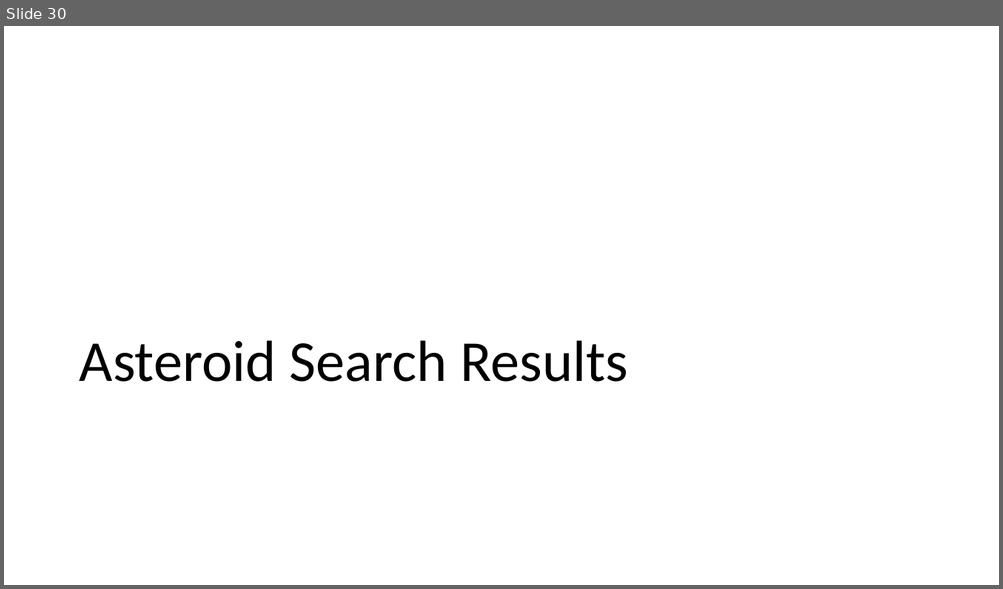
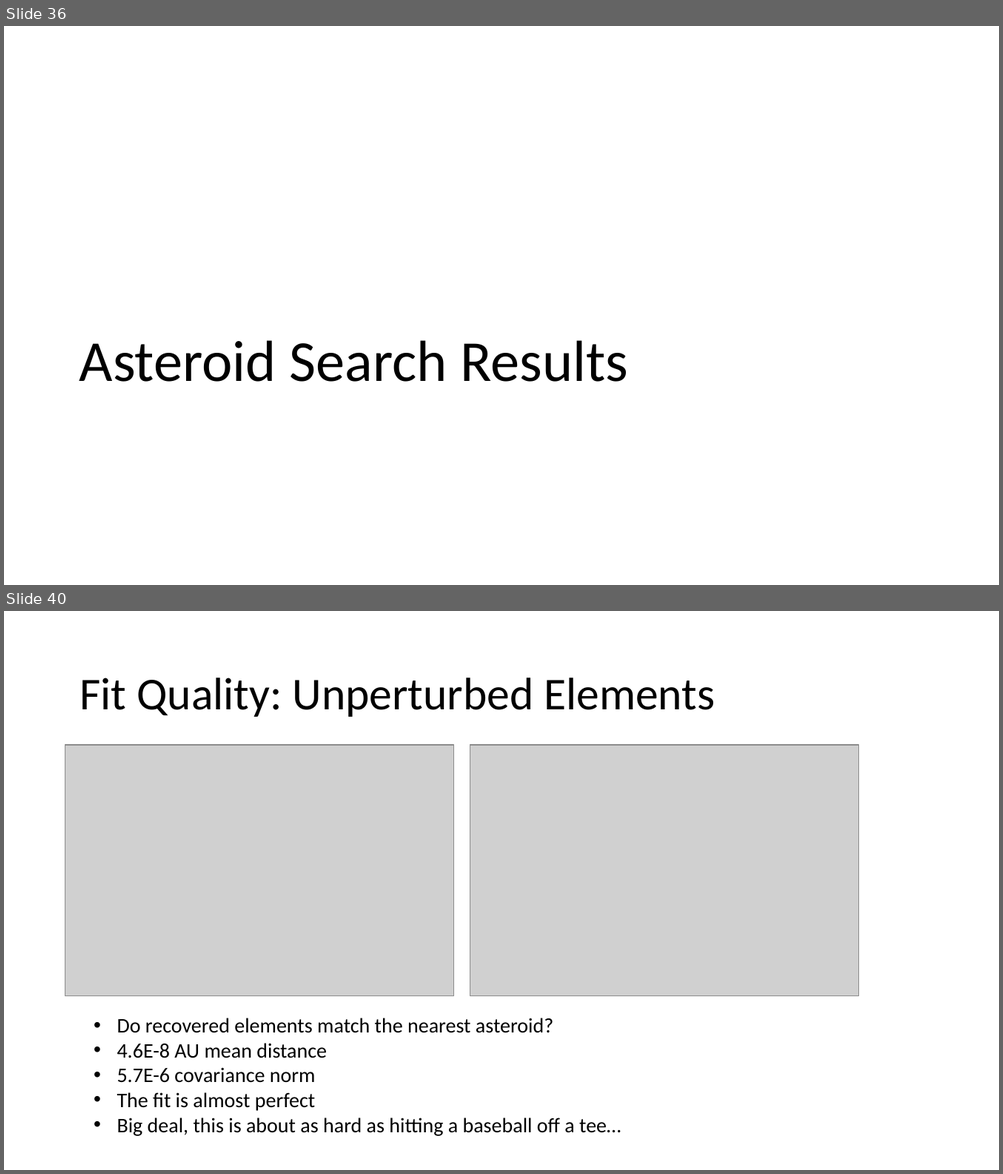
Before and after one commit to memanuel/kepler-sieve, a slide deck: thesis/kepler-sieve-slides.pptx. Shown one above the other, each under a label of ours: slide 30 before the commit, slides 36 and 40 after it; the slides between them are not shown. The pictures are 1003x589 and 1003x1174 pixels, drawn with LibreOffice and Linux fonts; fonts in the diff are those of the drawing; grey boxes stand for pictures. Boxes give left, top, right and bottom in pixels: in the first picture for what was removed or moved away, otherwise in the second. Text is boxed around its words. In the diff, an @@ line names an element or a change of style, - is before the commit and + after.

```diff
--- a/thesis/kepler-sieve-slides.pptx
+++ b/thesis/kepler-sieve-slides.pptx
@@ slide 40 added at (4,611,999,1170), background #FFFFFF @@
@@ title added at (79,678,714,717), 44 pt, text #000000 @@
+Fit Quality: Unperturbed Elements
@@ picture added at (65,745,454,997) @@
@@ picture added at (470,745,859,997) @@
@@ text added at (117,1018,620,1136), 20 pt, text #000000 @@
+• Do recovered elements match the nearest asteroid?
+• 4.6E-8 AU mean distance
+• 5.7E-6 covariance norm
+• The fit is almost perfect
+• Big deal, this is about as hard as hitting a baseball off a tee…
@@ what was slide 30 is now slide 36 @@
```
Also in this commit, not shown: 15 other slides added, 2 slides removed, 3 other files.
